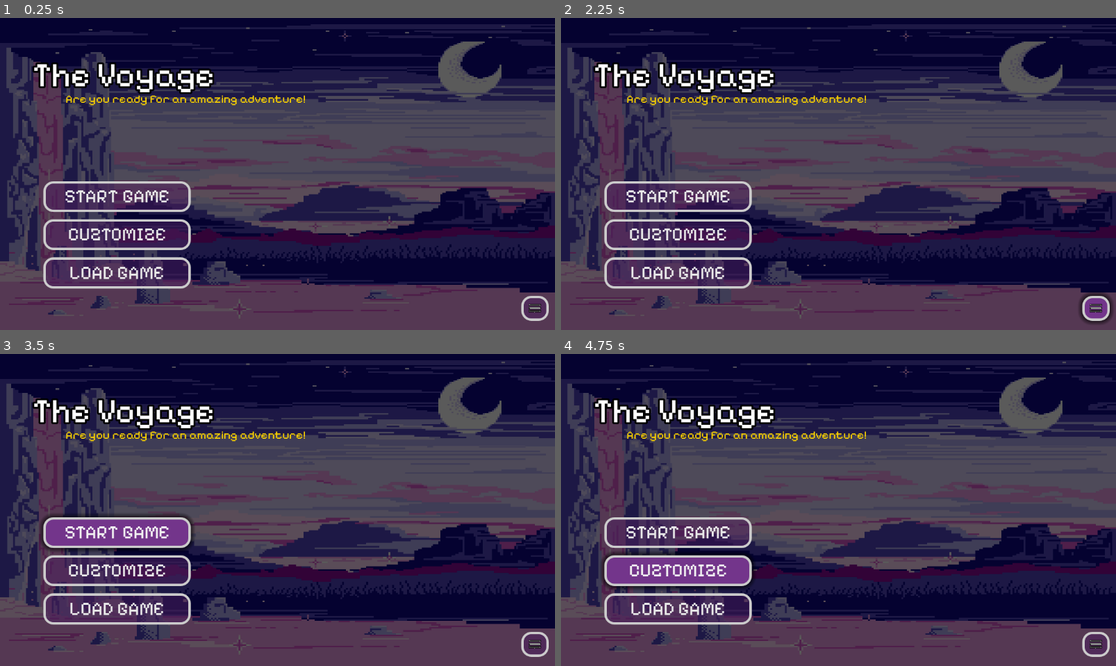
Above: before the commit, frames 1-4 (two rows, left to right).
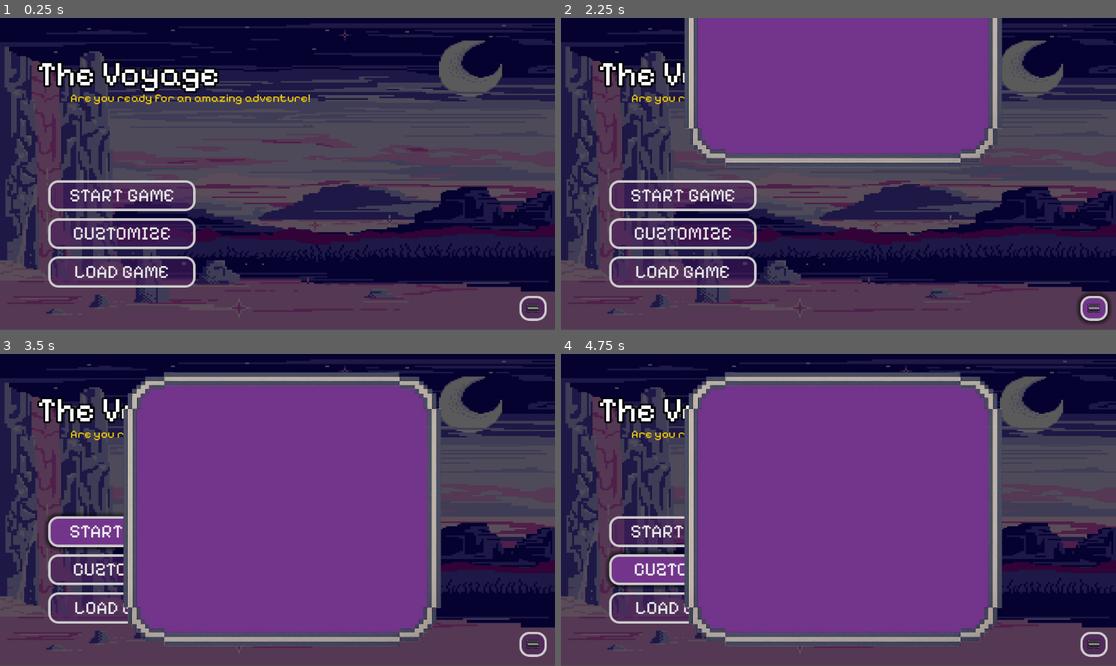
Above: after the commit, the same moments.

Repository: Sh4y-Cormac/MINI-IT-PROJECT-2-10
Game: Godot game, scene res://GUI Stuff/StartMenu.tscn
Same seed, same stepped clock (60 frames per second), same inputs: the game is played once before the commit and once after it.
Inputs (mouse positions are in pixels of both pictures, inside the frame that each line leads up to):
- Up to frame 1 (0.25 s): no input
- Up to frame 2 (2.25 s): click "CUZTOMIZE" at 0.5 s; click "LOAD GAME" at 1.25 s; click (1093, 308) at 2 s
- Up to frame 3 (3.5 s): click "START GAME" at 2.75 s
- Up to frame 4 (4.75 s): click "START GAME" at 3.5 s; click "CUZTOMIZE" at 4.25 s

The runs differ from the first frame. In frame 1, 12% of the frame differs, in the area x 0-100%, y 2-98%; in frame 2, 34%; in frame 3, 53%; in frame 4, 53%.

Commit message:
Start Menu
Function Feedback Button ( Not Complete ) / Animations Added

Diff:
--- a/GUI Stuff/StartMenu.tscn
+++ b/GUI Stuff/StartMenu.tscn
@@ -6,6 +6,7 @@
 [ext_resource type="AudioStream" uid="uid://y82t3c6u0wrh" path="res://Assets/Audio & Sound Effects/Click sound.mp3" id="4_rpgdu"]
 [ext_resource type="Texture2D" uid="uid://daxdi82vvqg2j" path="res://Assets/Images/Feedback.png" id="5_515jg"]
 [ext_resource type="AudioStream" uid="uid://dh0cjtggqcel1" path="res://Assets/Audio & Sound Effects/The Voyager - Background Music.mp3" id="5_rpgdu"]
+[ext_resource type="Texture2D" uid="uid://bab27jg4bmocg" path="res://Assets/Images/Options GUI.png" id="7_515jg"]
 
 [sub_resource type="StyleBoxTexture" id="StyleBoxTexture_aeyej"]
 texture = ExtResource("1_hif8q")
@@ -48,20 +49,118 @@
 corner_radius_bottom_right = 20
 corner_radius_bottom_left = 20
 
-[node name="StartMenu" type="Control"]
+[sub_resource type="Animation" id="Animation_515jg"]
+resource_name = "hide_feedback"
+length = 0.5
+tracks/0/type = "value"
+tracks/0/imported = false
+tracks/0/enabled = true
+tracks/0/path = NodePath("Options Menu:position")
+tracks/0/interp = 1
+tracks/0/loop_wrap = true
+tracks/0/keys = {
+"times": PackedFloat32Array(0, 0.5),
+"transitions": PackedFloat32Array(2, 2),
+"update": 0,
+"values": [Vector2(246, 38), Vector2(246, -631)]
+}
+tracks/1/type = "value"
+tracks/1/imported = false
+tracks/1/enabled = true
+tracks/1/path = NodePath("Options Menu:visible")
+tracks/1/interp = 1
+tracks/1/loop_wrap = true
+tracks/1/keys = {
+"times": PackedFloat32Array(0, 0.5),
+"transitions": PackedFloat32Array(1, 1),
+"update": 1,
+"values": [true, false]
+}
+
+[sub_resource type="Animation" id="Animation_rojxm"]
+length = 0.001
+tracks/0/type = "value"
+tracks/0/imported = false
+tracks/0/enabled = true
+tracks/0/path = NodePath("Options Menu:position")
+tracks/0/interp = 1
+tracks/0/loop_wrap = true
+tracks/0/keys = {
+"times": PackedFloat32Array(0),
+"transitions": PackedFloat32Array(1),
+"update": 0,
+"values": [Vector2(246, 38)]
+}
+tracks/1/type = "value"
+tracks/1/imported = false
+tracks/1/enabled = true
+tracks/1/path = NodePath("Options Menu:visible")
+tracks/1/interp = 1
+tracks/1/loop_wrap = true
+tracks/1/keys = {
+"times": PackedFloat32Array(0),
+"transitions": PackedFloat32Array(1),
+"update": 1,
+"values": [false]
+}
+
+[sub_resource type="Animation" id="Animation_nvfa3"]
+resource_name = "show_feedback"
+length = 0.5
+tracks/0/type = "value"
+tracks/0/imported = false
+tracks/0/enabled = true
+tracks/0/path = NodePath("Options Menu:position")
+tracks/0/interp = 1
+tracks/0/loop_wrap = true
+tracks/0/keys = {
+"times": PackedFloat32Array(0, 0.5),
+"transitions": PackedFloat32Array(0.5, 0.5),
+"update": 0,
+"values": [Vector2(246, -631), Vector2(246, 38)]
+}
+tracks/1/type = "value"
+tracks/1/imported = false
+tracks/1/enabled = true
+tracks/1/path = NodePath("Options Menu:visible")
+tracks/1/interp = 1
+tracks/1/loop_wrap = true
+tracks/1/keys = {
+"times": PackedFloat32Array(0, 0.5),
+"transitions": PackedFloat32Array(1, 1),
+"update": 1,
+"values": [true, true]
+}
+
+[sub_resource type="AnimationLibrary" id="AnimationLibrary_bos1j"]
+_data = {
+&"RESET": SubResource("Animation_rojxm"),
+&"hide_feedback": SubResource("Animation_515jg"),
+&"show_feedback": SubResource("Animation_nvfa3")
+}
+
+[node name="StartMenu" type="Control" node_paths=PackedStringArray("Options", "animation_player")]
 layout_mode = 3
 anchors_preset = 15
 anchor_right = 1.0
 anchor_bottom = 1.0
+offset_left = 10.0
+offset_top = -2.0
+offset_right = 10.0
+offset_bottom = -2.0
 grow_horizontal = 2
 grow_vertical = 2
 script = ExtResource("1_2oqxn")
+Options = NodePath("Options Menu")
+animation_player = NodePath("AnimationPlayer")
 
 [node name="Panel" type="Panel" parent="."]
 layout_mode = 1
 anchors_preset = 15
 anchor_right = 1.0
 anchor_bottom = 1.0
+offset_left = -14.0
+offset_right = -8.0
 grow_horizontal = 2
 grow_vertical = 2
 theme_override_styles/panel = SubResource("StyleBoxTexture_aeyej")
@@ -148,10 +247,10 @@
 
 [node name="Feedback Button" type="Button" parent="."]
 layout_mode = 0
-offset_left = 1082.0
-offset_top = 577.0
-offset_right = 1139.0
-offset_bottom = 629.0
+offset_left = 1068.0
+offset_top = 579.0
+offset_right = 1125.0
+offset_bottom = 631.0
 size_flags_vertical = 3
 theme_override_colors/font_hover_pressed_color = Color(0.912289, 0.912289, 0.912289, 1)
 theme_override_colors/font_color = Color(0.912289, 0.912289, 0.912289, 1)
@@ -175,15 +274,37 @@
 volume_db = -20.0
 autoplay = true
 
-[connection signal="mouse_entered" from="VBoxContainer/Start Button" to="." method="_on_button_2_mouse_entered"]
-[connection signal="pressed" from="VBoxContainer/Start Button" to="." method="_on_button_2_pressed"]
-[connection signal="mouse_entered" from="VBoxContainer/Customise Button" to="." method="_on_button_3_mouse_entered"]
-[connection signal="pressed" from="VBoxContainer/Customise Button" to="." method="_on_button_3_pressed"]
-[connection signal="mouse_entered" from="VBoxContainer/Load Button" to="." method="_on_button_2_mouse_entered"]
-[connection signal="mouse_entered" from="VBoxContainer/Load Button" to="." method="_on_button_4_mouse_entered"]
-[connection signal="pressed" from="VBoxContainer/Load Button" to="." method="_on_button_4_pressed"]
-[connection signal="pressed" from="VBoxContainer/Load Button" to="." method="_on_button_2_pressed"]
+[node name="Options Menu" type="NinePatchRect" parent="."]
+visible = false
+layout_mode = 1
+anchors_preset = 8
+anchor_left = 0.5
+anchor_top = 0.5
+anchor_right = 0.5
+anchor_bottom = 0.5
+offset_left = -330.0
+offset_top = -286.0
+offset_right = 330.0
+offset_bottom = 286.0
+grow_horizontal = 2
+grow_vertical = 2
+texture = ExtResource("7_515jg")
+region_rect = Rect2(40.9825, 40.7993, 418.417, 420.135)
+patch_margin_left = 59
+patch_margin_top = 60
+patch_margin_right = 59
+patch_margin_bottom = 55
+
+[node name="AnimationPlayer" type="AnimationPlayer" parent="."]
+libraries = {
+&"": SubResource("AnimationLibrary_bos1j")
+}
+
+[connection signal="mouse_entered" from="VBoxContainer/Start Button" to="." method="_on_start_button_mouse_entered"]
+[connection signal="mouse_entered" from="VBoxContainer/Customise Button" to="." method="_on_customise_button_mouse_entered"]
+[connection signal="mouse_entered" from="VBoxContainer/Load Button" to="." method="_on_load_button_mouse_entered"]
 [connection signal="mouse_entered" from="Feedback Button" to="." method="_on_button_2_mouse_entered"]
 [connection signal="mouse_entered" from="Feedback Button" to="." method="_on_button_4_mouse_entered"]
+[connection signal="pressed" from="Feedback Button" to="." method="_on_feedback_button_pressed"]
+[connection signal="pressed" from="Feedback Button" to="." method="_on_button_2_pressed"]
 [connection signal="pressed" from="Feedback Button" to="." method="_on_button_4_pressed"]
-[connection signal="pressed" from="Feedback Button" to="." method="_on_button_2_pressed"]
--- a/GUI Stuff/start_menu.gd
+++ b/GUI Stuff/start_menu.gd
@@ -1,27 +1,26 @@
 extends Control
 
+@export var Options : NinePatchRect
+
+@export var animation_player : AnimationPlayer
+
+func hide_and_show(first : String):
+	animation_player.play("show_" + first)
+
+enum STATE { FEEDBACK }
 
 
-func _on_button_2_pressed() -> void:
+func _on_feedback_button_pressed() -> void:
+	STATE.FEEDBACK
+	$"Clicking And Hovering".play()
+	hide_and_show("feedback")
+
+
+func _on_start_button_mouse_entered() -> void:
 	$"Clicking And Hovering".play()
 
-func _on_button_2_mouse_entered() -> void:
+func _on_customise_button_mouse_entered() -> void:
 	$"Clicking And Hovering".play()
 
-func _on_button_pressed() -> void:
+func _on_load_button_mouse_entered() -> void:
 	$"Clicking And Hovering".play()
-
-func _on_button_mouse_entered() -> void:
-	$"Clicking And Hovering".play()
-
-func _on_button_3_pressed() -> void:
-	$"Clicking And Hovering".play()
-
-func _on_button_3_mouse_entered() -> void:
-	$"Clicking And Hovering".play()
-
-func _on_button_4_pressed() -> void:
-	$"Clicking And Hovering".play()
-
-func _on_button_4_mouse_entered() -> void:
-	$"Clicking And Hovering".play()
Binary file added: Assets/Images/Options GUI.png
Not shown, added: Assets/Images/Options GUI.png.import
Not shown: 1 places in GUI Stuff/StartMenu.tscn that only renumber resources
